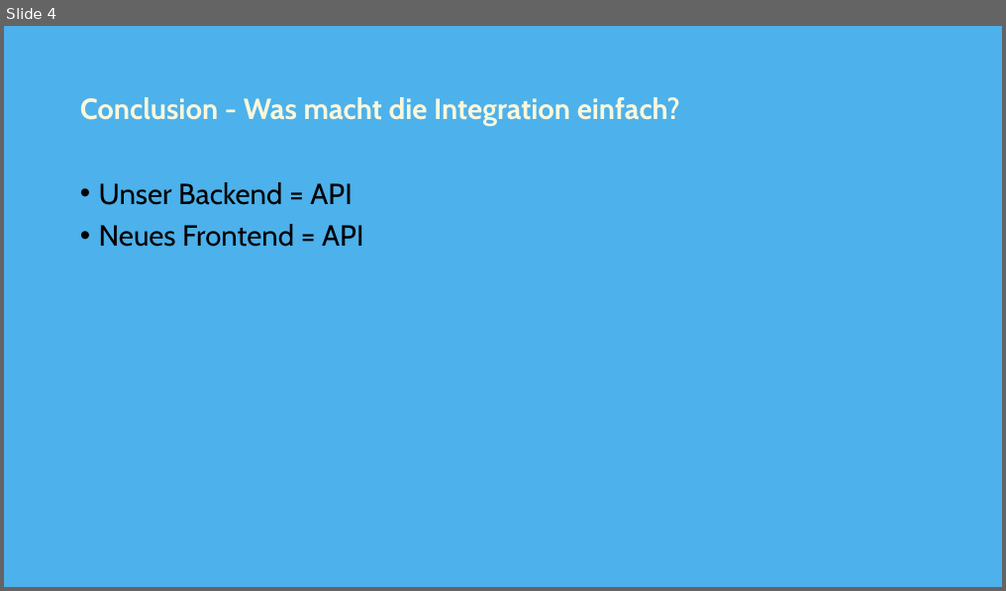
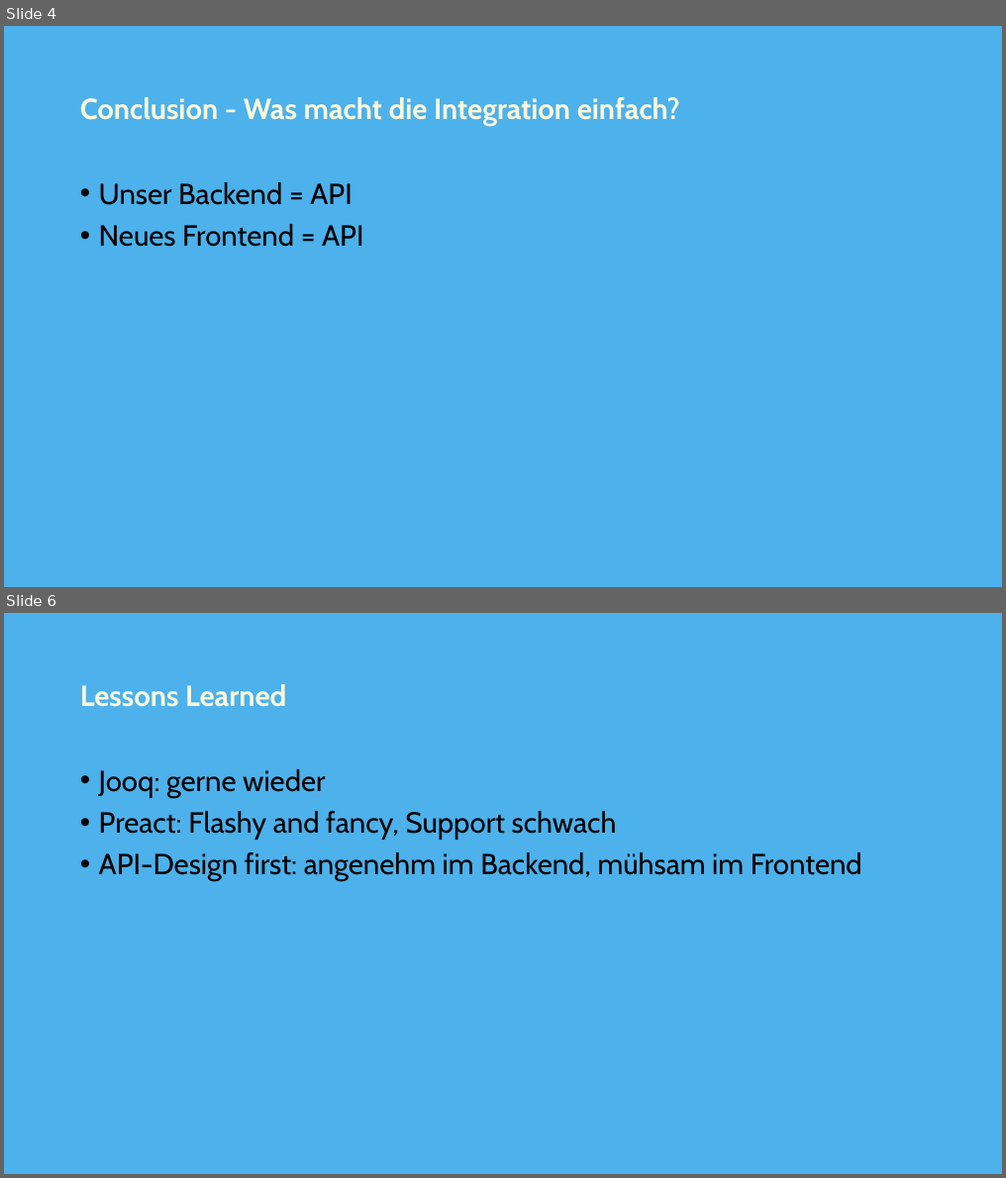
Before and after one commit to swaechter/fhnw-wodss, a slide deck: doc/Prasentation2.pptx. Shown one above the other, each under a label of ours: slide 4 before the commit, slides 4 and 6 after it; the slides between them are not shown. The pictures are 1006x591 and 1006x1178 pixels, drawn with LibreOffice and Linux fonts; fonts in the diff are those of the drawing. Boxes give left, top, right and bottom in pixels: in the first picture for what was removed or moved away, otherwise in the second. Text is boxed around its words. In the diff, an @@ line names an element or a change of style, - is before the commit and + after.

```diff
--- a/doc/Prasentation2.pptx
+++ b/doc/Prasentation2.pptx
@@ slide 6 added at (x1=4, y1=613, x2=1002, y2=1174), background #4DB1EB @@
@@ title added at (x1=80, y1=684, x2=286, y2=707), 28 pt, text #F8F7DC, bold @@
+Lessons Learned
@@ text added at (x1=99, y1=769, x2=862, y2=881), 28 pt, text #000000 @@
+• Jooq: gerne wieder
+• Preact: Flashy and fancy, Support schwach
+• API-Design first: angenehm im Backend, mühsam im Frontend
```
Also in this commit, not shown: 2 slides changed.
